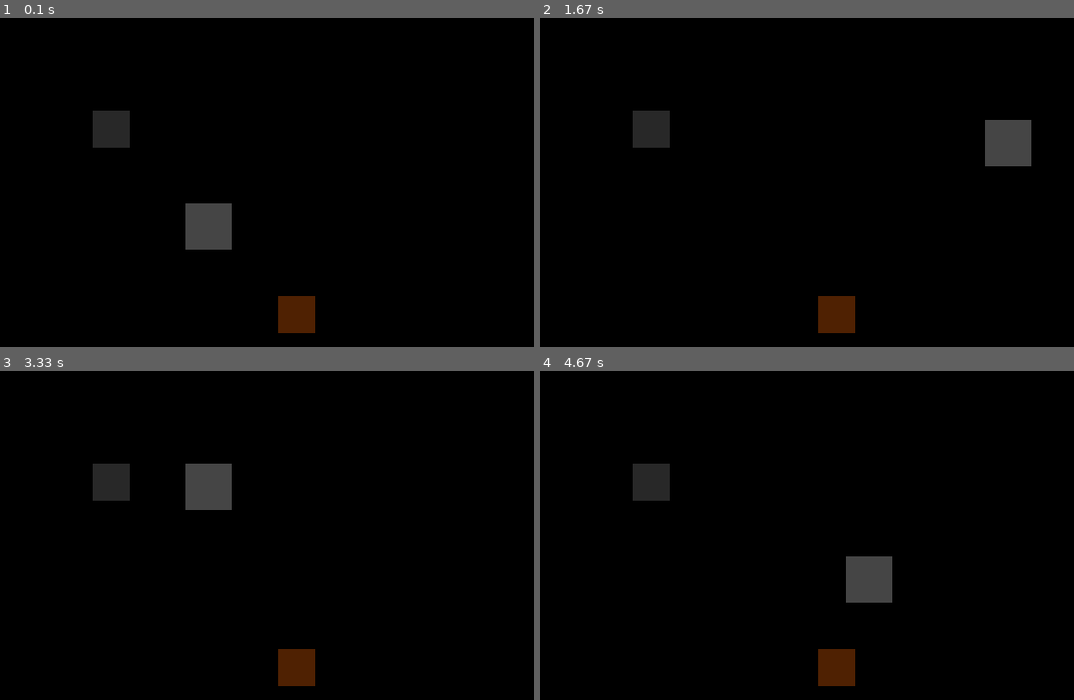
Above: before the commit, frames 1-4 (two rows, left to right).
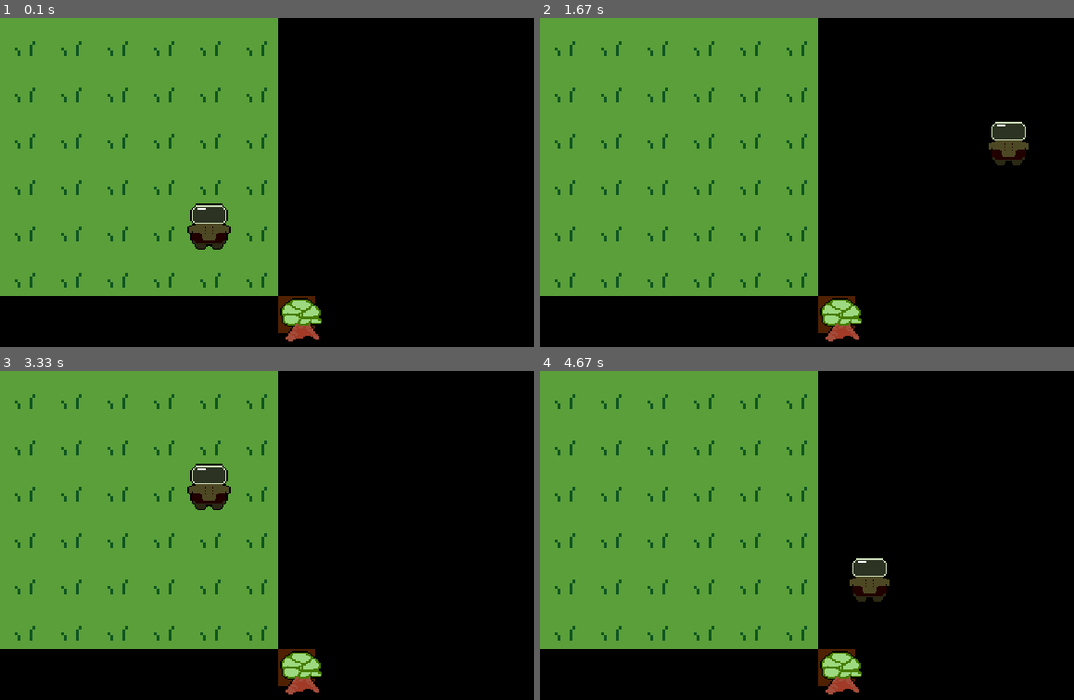
Above: after the commit, the same moments.

Repository: Dakhota-R/Pygame-Crapoli
Game: pygame game, started from NewGame ++/main.py
Two runs of this game, one before a commit and one after it. Both use one fixed random seed, a clock stepped at 60 frames per second and the inputs below.
Inputs:
- Up to frame 1 (0.1 s): no input
- Up to frame 2 (1.67 s): hold D 0.33-0.8 s; hold W 0.83-1.13 s; hold D 1.17-1.63 s
- Up to frame 3 (3.33 s): hold A 1.67-2.2 s; hold S 2.23-2.53 s; hold A 2.57-2.97 s; hold W from 3 s (still down)
- Up to frame 4 (4.67 s): release W at 3.37 s; hold D 3.4-4.03 s; hold S 4.07-4.43 s; hold A from 4.47 s (still down)

The runs differ from the first frame. In frame 1, 45% of the frame differs, in the area x 0-61%, y 0-99%; in frame 2, 46%, in the area x 0-93%, y 0-99%; in frame 3, 45%; in frame 4, 46%.

Commit message:
added images and updated main

Diff:
--- a/NewGame ++/main.py
+++ b/NewGame ++/main.py
@@ -13,13 +13,18 @@
 screen = pygame.display.set_mode((SCREEN_WIDTH, SCREEN_HEIGHT))
 clock = pygame.time.Clock()
 
+player_animations = [pygame.transform.scale(pygame.image.load("New Piskel.png").convert_alpha(), (50,50))]
+ground_tiles = [pygame.transform.scale(pygame.image.load(f"GroundTiles\grass_{i}.png"), (50,50)) for i in range(2)]
+tree = pygame.transform.scale(pygame.image.load("tree.png"), (50,50))
+
+
+
 class Player(pygame.sprite.Sprite):
     def __init__(self, screen):
         self.width = 50
         self.height = 50
 
-        self.image = pygame.Surface((self.width, self.height))
-        self.image.fill(pygame.Color(69,69,69))
+        self.image = player_animations[0]
 
         self.rect = self.image.get_rect()
 
@@ -43,10 +48,9 @@
             self.rect.move_ip(round(move.x), round(move.y))
 
     def collisions(self):
-        self.image.fill(pygame.Color(69,69,69))
         if self.rect.x + self.width >= enemy.rect.x and self.rect.x <= enemy.rect.x + enemy.width:
             if self.rect.y + self.height >= enemy.rect.y and self.rect.y <= enemy.rect.y + enemy.height:
-                self.image.fill(pygame.Color(144,0,0))
+                pass
 
     def draw(self):
         self.collisions()
@@ -56,20 +60,20 @@
 
 # ground object just a warmup for me, delete  when ready
 class Ground(pygame.sprite.Sprite):
-    def __init__(self, screen):
-        self.ground_image = pygame.Surface((40,40))
-        self.ground_image.fill(pygame.Color(40,40,40))
+    def __init__(self, screen, tile_index, x_pos, y_pos):
+        self.ground_image = ground_tiles[tile_index]
 
         self.rect = self.ground_image.get_rect()
 
         self.screen = screen
 
-        self.x = 100
-        self.y = 100
+        self.x = x_pos
+        self.y = y_pos
         self.rect.x = self.x
         self.rect.y = self.y
 
-    def draw(self):
+
+    def draw(self, player_x, player_y):
         self.screen.blit(self.ground_image, self.rect)
 
 class Enemy(pygame.sprite.Sprite):
@@ -92,10 +96,41 @@
     def draw(self):
         self.screen.blit(self.image, self.rect)
 
-ground = Ground(screen)
+class Tree(pygame.sprite.Sprite):
+    def __init__(self, screen):
+        self.image = tree
+        self.rect = self.image.get_rect()
+        self.screen = screen
+        self.x = 300
+        self.y = 300
+        self.rect.x = self.x
+        self.rect.y = self.y
+
+    def draw(self):
+        self.screen.blit(self.image, self.rect)
+
+
 player = Player(screen)
 enemy = Enemy(screen)
+tree = Tree(screen)
 
+level = [
+    [0,0,0,0,0,0],
+    [0,0,0,0,0,0],
+    [0,0,0,0,0,0],
+    [0,0,0,0,0,0],
+    [0,0,0,0,0,0],
+    [0,0,0,0,0,0],
+]
+
+ground_group = []
+
+for row_index, row in enumerate(level):
+    x = row_index * 50
+    for tile_index, tile in enumerate(row):
+        y = tile_index * 50
+        ground = Ground(screen, tile, x, y)
+        ground_group.append(ground)
 
 main = True
 while main:
@@ -107,11 +142,12 @@
             main = False
 
 
-
-    ground.draw()
+    for tile in ground_group:
+        tile.draw(player.x, player.y)
     player.move()
     player.draw()
     enemy.draw()
+    tree.draw()
 
     pygame.display.flip()
 
Binary file added: NewGame ++/GroundTiles/grass_0.png
Binary file added: NewGame ++/GroundTiles/grass_1.png
Binary file added: NewGame ++/New Piskel.png
Binary file added: NewGame ++/tree.png
